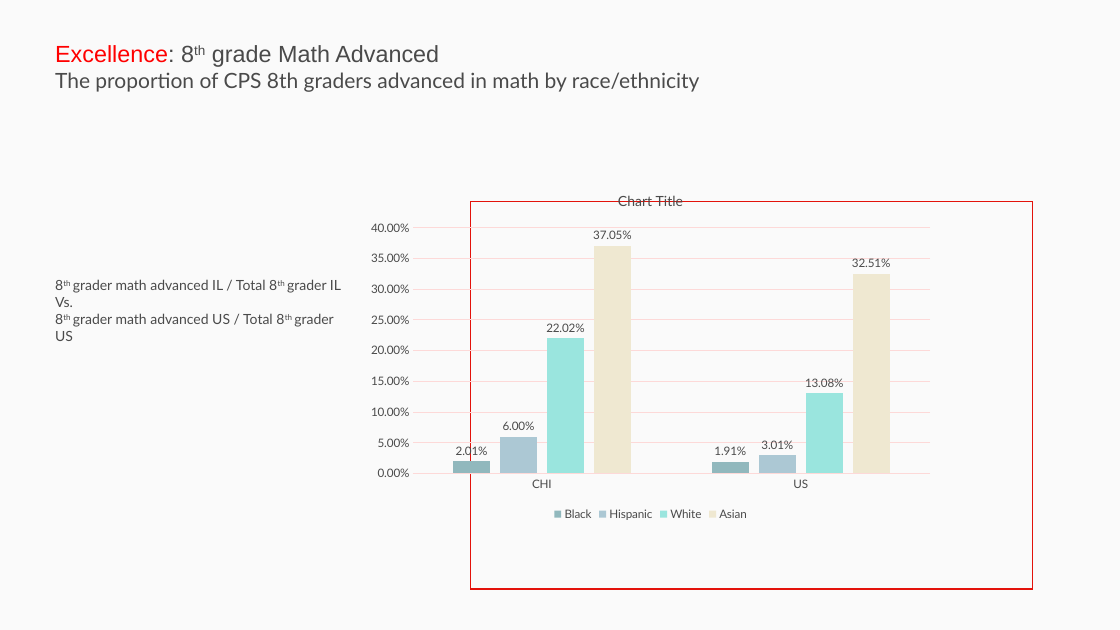
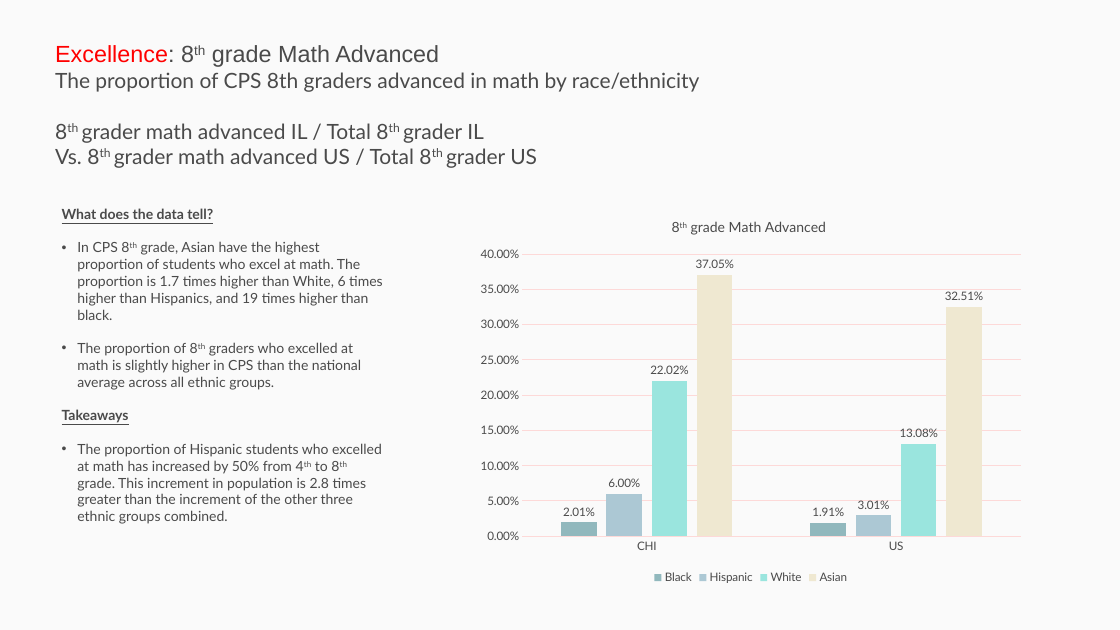
Before and after one commit to p33chicago/P33-DEI-dashboard-project, a slide deck: slide 8 of Deep diving plots.pptx. Drawn at 1120x630 pixels with LibreOffice and Linux fonts; fonts in the diff are those of the drawing. Boxes give left, top, right and bottom in pixels: in the first picture for what was removed or moved away, otherwise in the second. Text is boxed around its words. In the diff, an @@ line names an element or a change of style, - is before the commit and + after.

```diff
--- a/Deep diving plots.pptx
+++ b/Deep diving plots.pptx
@@ rectangle removed at <box>0,0,1120,630</box> @@
@@ text at <box>55,123,537,168</box>: paragraphs added @@
+8th grader math advanced IL / Total 8th grader IL
+Vs. 8th grader math advanced US / Total 8th grader US
@@ text added at <box>62,208,383,507</box>, 12 pt, text #4A4A4A @@
+What does the data tell?
+• In CPS 8th grade, Asian have the highest proportion of students who excel at math. The proportion is 1.7 times higher than White, 6 times higher than Hispanics, and 19 times higher than black.
+• The proportion of 8th graders who excelled at math is slightly higher in CPS than the national average across all ethnic groups.
+Takeaways
+• The proportion of Hispanic students who excelled at math has increased by 50% from 4th to 8th grade. This increment in population is 2.8 times greater than the increment of the other three ethnic groups combined.
@@ column chart at <box>470,202,1033,588</box> @@
@@ title "8th grade Math Advanced  " added @@
@@ column chart: place and size @@
-column chart at <box>360,177,942,524</box>
+column chart at <box>470,202,1033,588</box>
@@ rectangle removed at <box>471,202,1032,590</box> @@
@@ text removed at <box>55,279,341,341</box> @@
-8th grader math advanced IL / Total 8th grader IL
-Vs.
-8th grader math advanced US / Total 8th grader US
```
Also in this commit, not shown: 10 other slides changed, 1 other file.
